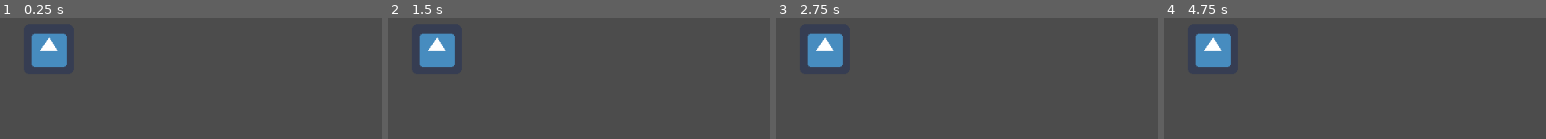
Above: before the commit, frames 1-4 (left to right).
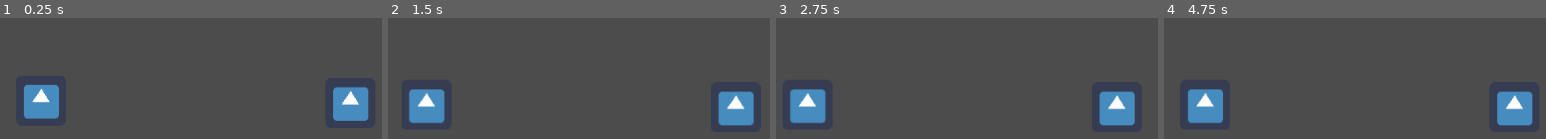
Above: after the commit, the same moments.

Repository: cgcaruzo/fartastic-rope
Game: Godot game, scene res://main.tscn
Same seed, same stepped clock (60 frames per second), same inputs: the game is played once before the commit and once after it. Before the commit the project has no main scene; this scene is started directly in both runs. The engine's default icon, where the game draws it, is replaced by a stand-in: a white triangle on a blue panel in a dark square.
Inputs:
- Up to frame 1 (0.25 s): no input
- Up to frame 2 (1.5 s): tap A (p1_push, bound only after the commit) at 0.6 s; tap J (p2_push, bound only after the commit) at 0.8, 1.35 s; tap Enter at 1.25 s
- Up to frame 3 (2.75 s): tap A (p1_push, bound only after the commit) at 1.55, 2.1 s; tap Space at 2 s; tap J (p2_push, bound only after the commit) at 2.3 s
- Up to frame 4 (4.75 s): tap Enter at 2.75, 4.25 s; tap J (p2_push, bound only after the commit) at 2.85, 3.8, 4.35 s; tap A (p1_push, bound only after the commit) at 3.05, 3.6, 4.55 s; tap Space at 3.5 s

The runs differ from the first frame. In frame 1, 7.8% of the frame differs, in the area x 6-97%, y 12-86%; in frame 2, 7.9%, in the area x 5-96%, y 12-90%; in frame 3, 7.9%; in frame 4, 7.9%.

Commit message:
version jugable sin assets y sin pulir

Diff:
--- /dev/null
+++ b/Player.gd
@@ -0,0 +1,19 @@
+extends Area2D
+
+
+# Declare member variables here. Examples:
+# var a = 2
+# var b = "text"
+
+
+
+# Called when the node enters the scene tree for the first time.
+func _ready():
+	pass # Replace with function body.
+
+func _physics_process(delta):
+	pass
+#	move_and_slide(Vector2(direction,0)*speed*delta)
+# Called every frame. 'delta' is the elapsed time since the previous frame.
+#func _process(delta):
+#	pass
--- /dev/null
+++ b/Player.tscn
@@ -0,0 +1,17 @@
+[gd_scene load_steps=4 format=2]
+
+[ext_resource path="res://Player.gd" type="Script" id=1]
+[ext_resource path="res://icon.png" type="Texture" id=2]
+
+[sub_resource type="RectangleShape2D" id=1]
+extents = Vector2( 32, 32 )
+
+[node name="Player" type="Area2D"]
+position = Vector2( 179, 369 )
+script = ExtResource( 1 )
+
+[node name="Sprite" type="Sprite" parent="."]
+texture = ExtResource( 2 )
+
+[node name="CollisionShape2D" type="CollisionShape2D" parent="."]
+shape = SubResource( 1 )
--- /dev/null
+++ b/RopeAndPlayers.gd
@@ -0,0 +1,19 @@
+extends RigidBody2D
+
+
+# Declare member variables here. Examples:
+# var a = 2
+# var b = "text"
+enum Direction {LEFT = -1, RIGHT = 1}
+var force = 5000
+
+
+# Called when the node enters the scene tree for the first time.
+func _ready():
+	pass # Replace with function body.
+
+func _physics_process(delta):
+	if Input.is_action_just_pressed("p1_push"):
+		apply_central_impulse(Vector2(-1,0)*force*delta)
+	if Input.is_action_just_pressed("p2_push"):
+		apply_central_impulse(Vector2(1,0)*force*delta)
--- /dev/null
+++ b/main.gd
@@ -0,0 +1,30 @@
+extends Node2D
+
+
+# Declare member variables here. Examples:
+# var a = 2
+# var b = "text"
+
+
+# Called when the node enters the scene tree for the first time.
+func _ready():
+	pass # Replace with function body.
+
+
+func _on_AreaP1Win_area_entered(area):
+	print("GANO JUGADOR 1")
+	get_tree().paused = true
+	$Player1WinLabel.show()
+	$RestartTimer.start()
+
+
+func _on_AreaP2Win_area_entered(area):
+	print("GANO JUGADOR 2")
+	get_tree().paused = true
+	$Player2WinLabel.show()
+	$RestartTimer.start()
+
+
+func _on_RestartTimer_timeout():
+	get_tree().reload_current_scene()
+	get_tree().paused = false
--- a/main.tscn
+++ b/main.tscn
@@ -1,18 +1,79 @@
-[gd_scene load_steps=3 format=2]
+[gd_scene load_steps=8 format=2]
 
-[ext_resource path="res://icon.png" type="Texture" id=1]
+[ext_resource path="res://Player.tscn" type="PackedScene" id=1]
+[ext_resource path="res://RopeAndPlayers.gd" type="Script" id=2]
+[ext_resource path="res://main.gd" type="Script" id=3]
 
 [sub_resource type="RectangleShape2D" id=1]
-extents = Vector2( 32, 32 )
+extents = Vector2( 200, 39.5 )
+
+[sub_resource type="RectangleShape2D" id=2]
+extents = Vector2( 405, 10 )
+
+[sub_resource type="RectangleShape2D" id=3]
+
+[sub_resource type="RectangleShape2D" id=4]
 
 [node name="main" type="Node2D"]
 position = Vector2( 87, 39 )
+script = ExtResource( 3 )
 
-[node name="Player" type="KinematicBody2D" parent="."]
-position = Vector2( 179, 369 )
+[node name="RopeAndPlayers" type="RigidBody2D" parent="."]
+position = Vector2( 371, 429 )
+script = ExtResource( 2 )
 
-[node name="Sprite" type="Sprite" parent="Player"]
-texture = ExtResource( 1 )
+[node name="CollisionShape2D" type="CollisionShape2D" parent="RopeAndPlayers"]
+position = Vector2( 0, -0.5 )
+shape = SubResource( 1 )
 
-[node name="CollisionShape2D" type="CollisionShape2D" parent="Player"]
-shape = SubResource( 1 )
+[node name="Player" parent="RopeAndPlayers" instance=ExtResource( 1 )]
+position = Vector2( -202, 3 )
+
+[node name="Player2" parent="RopeAndPlayers" instance=ExtResource( 1 )]
+position = Vector2( 194, 6 )
+
+[node name="StaticBody2D" type="StaticBody2D" parent="."]
+position = Vector2( -2, 535 )
+scale = Vector2( 7.4, 1 )
+
+[node name="CollisionShape2D" type="CollisionShape2D" parent="StaticBody2D"]
+position = Vector2( 320.541, -18 )
+scale = Vector2( 0.997547, 4.08173 )
+shape = SubResource( 2 )
+
+[node name="AreaP1Win" type="Area2D" parent="."]
+position = Vector2( -18, 390 )
+
+[node name="CollisionShape2D" type="CollisionShape2D" parent="AreaP1Win"]
+position = Vector2( 2, 46 )
+shape = SubResource( 3 )
+
+[node name="AreaP2Win" type="Area2D" parent="."]
+position = Vector2( 804, 440 )
+
+[node name="CollisionShape2D" type="CollisionShape2D" parent="AreaP2Win"]
+shape = SubResource( 4 )
+
+[node name="RestartTimer" type="Timer" parent="."]
+pause_mode = 2
+wait_time = 5.0
+
+[node name="Player1WinLabel" type="Label" parent="."]
+visible = false
+margin_left = 337.0
+margin_top = 153.0
+margin_right = 417.0
+margin_bottom = 167.0
+text = "Player 1 Win"
+
+[node name="Player2WinLabel" type="Label" parent="."]
+visible = false
+margin_left = 339.0
+margin_top = 151.0
+margin_right = 419.0
+margin_bottom = 165.0
+text = "Player 2 Win"
+
+[connection signal="area_entered" from="AreaP1Win" to="." method="_on_AreaP1Win_area_entered"]
+[connection signal="area_entered" from="AreaP2Win" to="." method="_on_AreaP2Win_area_entered"]
+[connection signal="timeout" from="RestartTimer" to="." method="_on_RestartTimer_timeout"]
--- a/project.godot
+++ b/project.godot
@@ -11,11 +11,25 @@
 [application]
 
 config/name="Tug-of-farts"
+run/main_scene="res://main.tscn"
 config/icon="res://icon.png"
 
 [gui]
 
 common/drop_mouse_on_gui_input_disabled=true
+
+[input]
+
+p1_push={
+"deadzone": 0.5,
+"events": [ Object(InputEventKey,"resource_local_to_scene":false,"resource_name":"","device":0,"alt":false,"shift":false,"control":false,"meta":false,"command":false,"pressed":false,"scancode":0,"physical_scancode":65,"unicode":0,"echo":false,"script":null)
+ ]
+}
+p2_push={
+"deadzone": 0.5,
+"events": [ Object(InputEventKey,"resource_local_to_scene":false,"resource_name":"","device":0,"alt":false,"shift":false,"control":false,"meta":false,"command":false,"pressed":false,"scancode":0,"physical_scancode":74,"unicode":0,"echo":false,"script":null)
+ ]
+}
 
 [physics]
 
